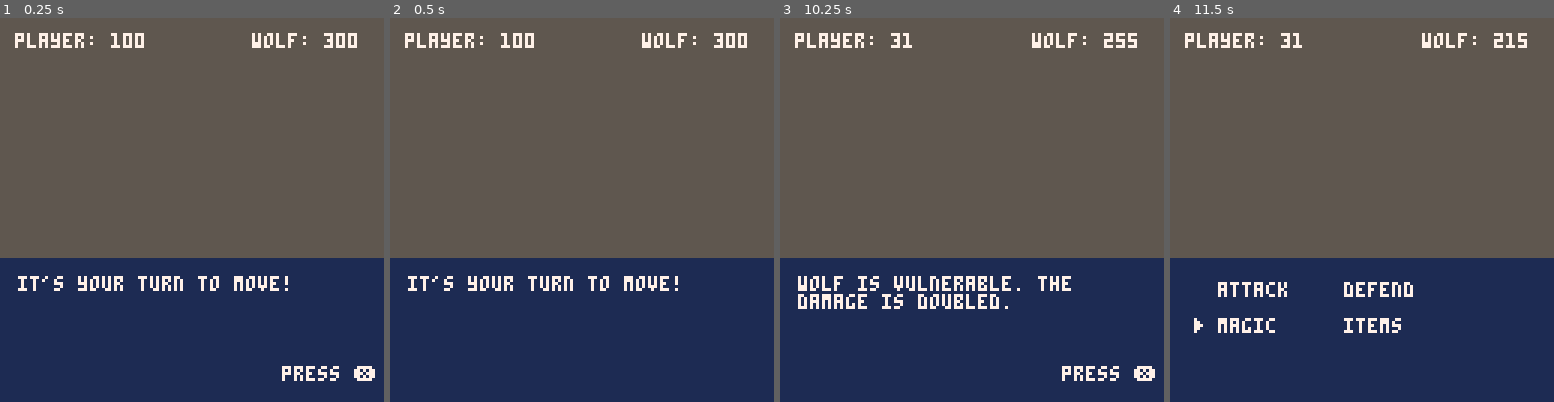
Above: before the commit, frames 1-4 (left to right).
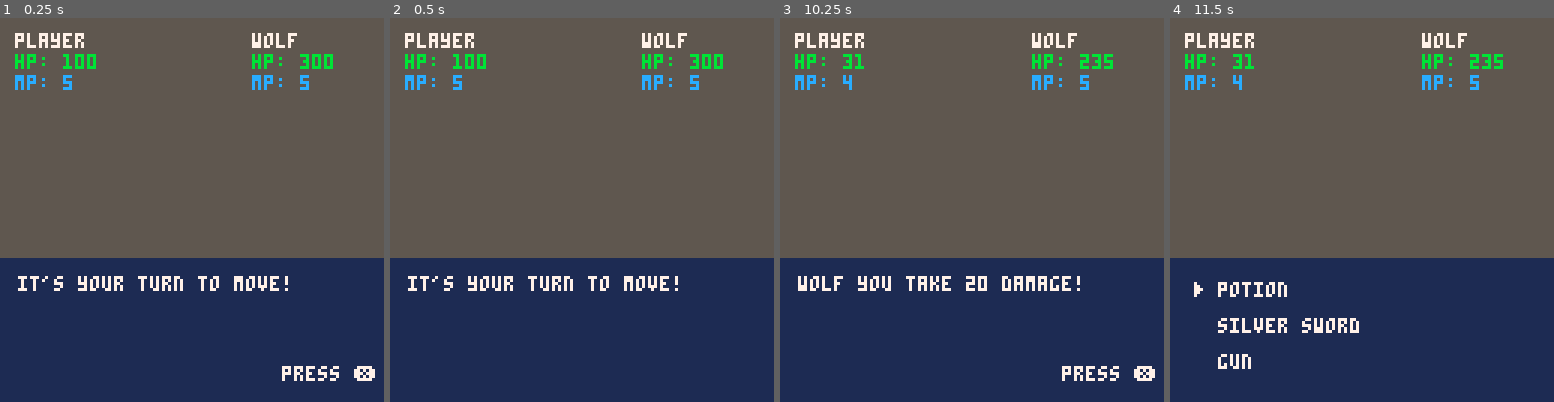
Above: after the commit, the same moments.

Repository: pixegami/wolfhunter
Game: PICO-8 cartridge moonshot.p8
Same seed, same stepped clock (60 frames per second), same inputs: the game is played once before the commit and once after it.
Inputs:
- Up to frame 1 (0.25 s): no input
- Up to frame 2 (0.5 s): tap O (Z key) at 0.33 s
- Up to frame 3 (10.25 s): tap O (Z key) at 0.7, 1.43, 2.22, 3.1, 3.98, 4.87, 5.75, 6.63, 7.52, 8.4, 9.28, 10.17 s; tap X (X key) at 1.07, 2.07, 2.4, 2.73, 3.07, 3.4, 3.73, 4.07, 4.4, 4.73, 5.07, 5.4, 5.73, 6.07, 6.4, 6.73, 7.07, 7.4, 7.73, 8.07, 8.4, 8.73, 9.07, 9.4, 9.73, 10.07 s; hold Left 1.97-2.37 s; hold Down 2.42-2.82 s; hold Right 2.87-3.53 s; hold Up 3.58-4.08 s; hold Right 4.13-4.53 s; hold Down 4.58-5.08 s; hold Left 5.13-5.8 s; hold Up 5.85-6.18 s; hold Left 6.23-6.63 s; hold Down 6.68-7.08 s; hold Right 7.13-7.8 s; hold Up 7.85-8.35 s; hold Right 8.4-8.8 s; hold Down 8.85-9.35 s; hold Left 9.4-10.07 s; hold Up from 10.12 s (still down)
- Up to frame 4 (11.5 s): tap X (X key) every 0.33 s from 10.4 to 11.4 s; release Up at 10.45 s; hold Left 10.5-10.9 s; hold Down 10.95-11.35 s; tap O (Z key) at 11.05 s; hold Right from 11.4 s (still down)

The runs differ from the first frame. In frame 1, 1.5% of the frame differs, in the area x 3-93%, y 3-19%; in frame 2, 1.5%; in frame 3, 3.1%, in the area x 3-93%, y 3-76%; in frame 4, 3.0%.

Commit message:
Implemented mana cost

Diff:
--- a/moonshot.p8
+++ b/moonshot.p8
@@ -64,6 +64,7 @@
     name=name,
     hp=hp,
     max_hp=hp,
+    mana=5,
 
     -- event management
     event_pool=event_pool,
@@ -457,6 +458,20 @@
   return event
 end
 
+function as_spell(unit, event)
+  local spell_event = new_event("auto", "", true)
+  spell_event.action = function(this)
+    if unit.mana > 0 then
+      unit.mana -= 1
+      sequence:add(event)
+    else
+      sequence:insert(new_event("menu"))
+      sequence:insert(new_info_event("you don't have enough mana to cast this spell."))
+    end
+  end
+  return spell_event
+end
+
 function generate_event(event_id, unit, target)
 
   -- player moves
@@ -467,9 +482,9 @@
   if event_id == "items" then return new_event("items") end
 
   -- player magic
-  if event_id == "spark" then return new_attack_event(event_id, unit, target, 12) end
-  if event_id == "fireball" then return new_attack_event(event_id, unit, target, 20) end
-  if event_id == "heal" then return new_heal_event(event_id, unit, 35) end
+  if event_id == "spark" then return as_spell(unit, new_attack_event(event_id, unit, target, 12)) end
+  if event_id == "fireball" then return as_spell(unit, new_attack_event(event_id, unit, target, 20)) end
+  if event_id == "heal" then return as_spell(unit, new_heal_event(event_id, unit, 35)) end
 
   -- boss moves
   if event_id == "slash" then return new_attack_event(event_id, unit, target, 12) end
@@ -536,7 +551,7 @@
     if event.type == "items" then items_menu:update() end
 
     -- each time we press x, the sequence progresses.
-    if btnp(5) then sequence:next() end
+    if btnp(5) or event.type == "auto" then sequence:next() end
   end
 
   return scene
@@ -583,7 +598,9 @@
 end
 
 function draw_unit(unit, pos_x, pos_y)
-  print(unit.name..": "..unit.hp, pos_x, pos_y, 7)
+  print(unit.name, pos_x, pos_y, 7)
+  print("hp: "..unit.hp, pos_x, pos_y + 7, 11)
+  print("mp: "..unit.mana, pos_x, pos_y + 7 * 2, 12)
 end
 
 function draw_units()
